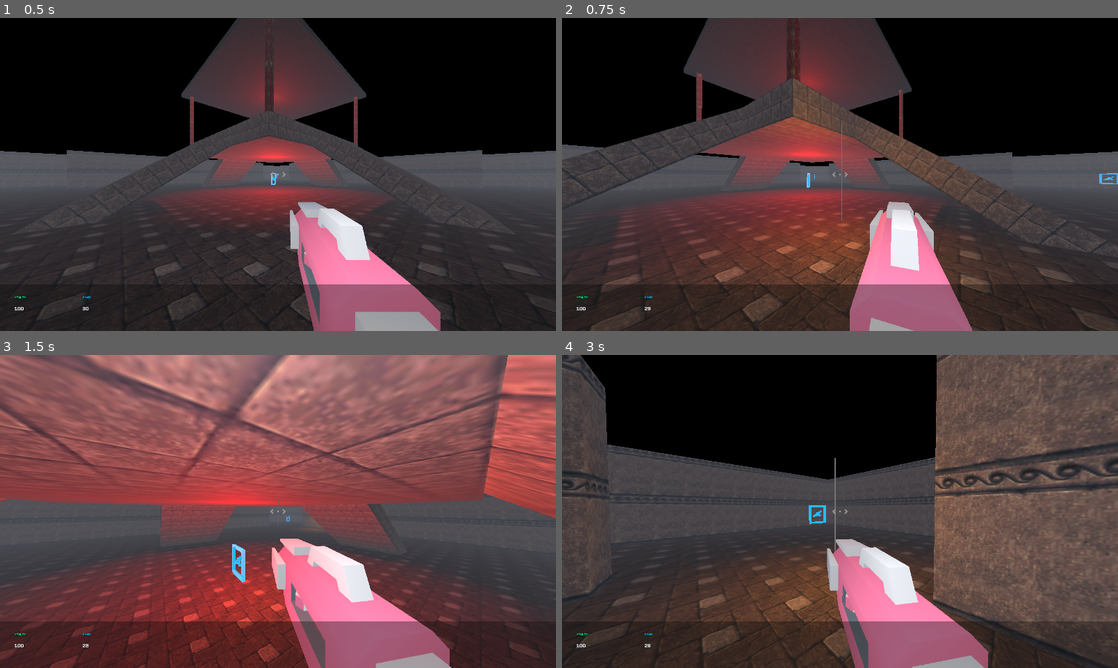
Above: before the commit, frames 1-4 (two rows, left to right).
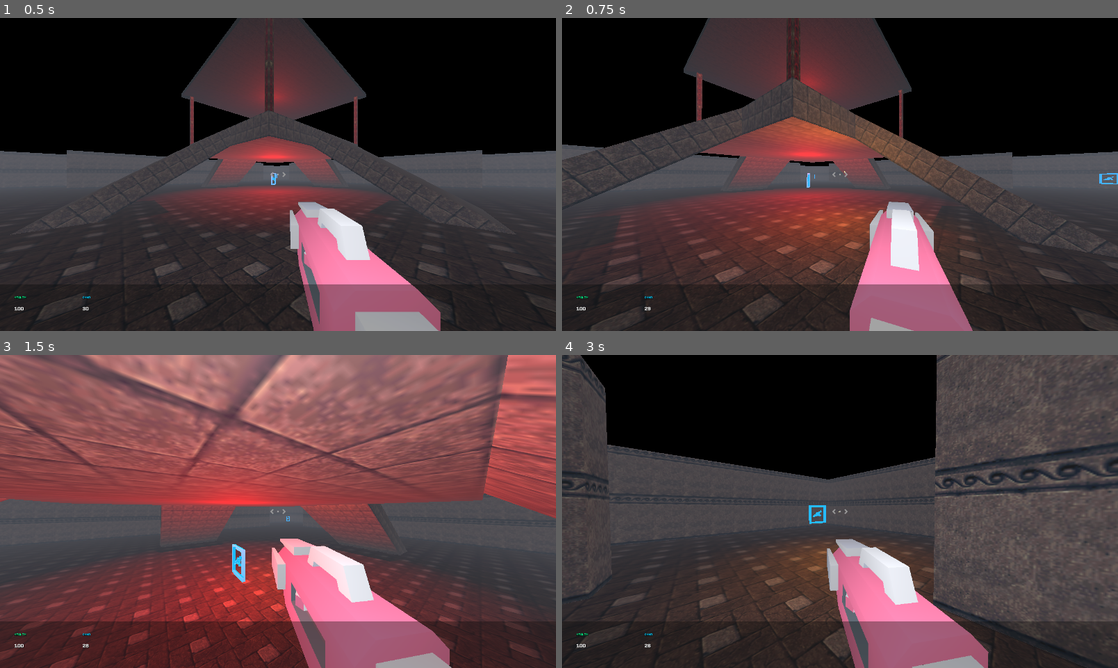
Above: after the commit, the same moments.

Repository: Riari/heccfire
Game: Godot game, scene res://scenes/maps/Quad.tscn
Same seed, same stepped clock (60 frames per second), same inputs: the game is played once before the commit and once after it.
Inputs (mouse positions are in pixels of both pictures, inside the frame that each line leads up to):
- Up to frame 1 (0.5 s): no input
- Up to frame 2 (0.75 s): move the mouse to (867, 174) at 0.52 s; hold W (move_forward) from 0.53 s (still down); click (867, 174) at 0.6 s
- Up to frame 3 (1.5 s): keep holding W (move_forward); tap Space (jump) at 0.77 s; move the mouse to (250, 511) at 1.27 s; click (250, 511) at 1.35 s
- Up to frame 4 (3 s): keep holding W (move_forward); tap Space (jump) at 1.52 s; move the mouse to (851, 505) at 2.02 s; click (851, 505) at 2.1 s; move the mouse to (834, 517) at 2.77 s; click (834, 517) at 2.85 s

Frame 1 is identical in both runs. In frame 2, 2.1% of the frame differs, in the area x 27-74%, y 25-90%; in frame 3, less than 0.1%; in frame 4, 7.3%, in the area x 31-92%, y 0-97%.

Commit message:
Fix blaster round

Diff:
--- a/scenes/projectiles/BlasterRound.tscn
+++ b/scenes/projectiles/BlasterRound.tscn
@@ -1,27 +1,30 @@
-[gd_scene load_steps=5 format=2]
+[gd_scene load_steps=4 format=3 uid="uid://fnxqejjs2j2u"]
 
-[ext_resource path="res://materials/blaster_round.tres" type="Material" id=1]
-[ext_resource path="res://shapes/capsule_blaster_round.tres" type="CapsuleMesh" id=2]
-[ext_resource path="res://scripts/BlasterRound.gd" type="Script" id=3]
+[ext_resource type="CapsuleMesh" uid="uid://c6nqxi1wjtnbt" path="res://shapes/capsule_blaster_round.tres" id="2"]
+[ext_resource type="Script" path="res://scripts/BlasterRound.gd" id="3"]
 
-[sub_resource type="CapsuleShape3D" id=2]
-radius = 0.01
-height = 0.05
+[sub_resource type="CapsuleShape3D" id="2"]
+radius = 0.02
+height = 0.5
 
-[node name="BlasterRound" type="Area3D"]
-script = ExtResource( 3 )
+[node name="BlasterRound" type="Node3D"]
+script = ExtResource("3")
 
-[node name="MeshInstance3D" type="MeshInstance3D" parent="."]
-cast_shadow = 0
-mesh = ExtResource( 2 )
-material/0 = ExtResource( 1 )
+[node name="Area" type="Area3D" parent="."]
+transform = Transform3D(1, 0, 0, 0, -4.37114e-08, 1, 0, -1, -4.37114e-08, 0, 0, 0)
 
-[node name="CollisionShape3D" type="CollisionShape3D" parent="."]
-shape = SubResource( 2 )
+[node name="CollisionShape3D" type="CollisionShape3D" parent="Area"]
+shape = SubResource("2")
 
 [node name="OmniLight3D" type="OmniLight3D" parent="."]
 layers = 3
-light_color = Color( 1, 0.654902, 0, 1 )
+light_color = Color(1, 0.654902, 0, 1)
 light_energy = 3.0
 
-[connection signal="body_entered" from="." to="." method="on_body_entered"]
+[node name="MeshInstance3D" type="MeshInstance3D" parent="."]
+transform = Transform3D(1, 0, 0, 0, -4.37114e-08, 1, 0, -1, -4.37114e-08, 0, 0, 0)
+cast_shadow = 0
+mesh = ExtResource("2")
+skeleton = NodePath("../Area")
+
+[connection signal="body_entered" from="Area" to="." method="on_body_entered"]
--- a/scenes/spawns/Player.tscn
+++ b/scenes/spawns/Player.tscn
@@ -75,7 +75,7 @@
 fov = 90.0
 
 [node name="WeaponMuzzle" type="Node3D" parent="Head"]
-transform = Transform3D(0.999808, 0, 0.0195988, 0, 1, 0, -0.0195988, 0, 0.999808, 0.0390114, -0.140454, -0.6141)
+transform = Transform3D(1, 0, 0, 0, 1, 0, 0, 0, 1, 0.0390114, -0.140454, -0.6141)
 
 [node name="WeaponFire" type="AudioStreamPlayer3D" parent="Head/WeaponMuzzle"]
 transform = Transform3D(2, 0, 0, 0, 2, 0, 0, 0, 2, 0, 0, 0)
@@ -83,7 +83,7 @@
 max_distance = 50.0
 
 [node name="OmniLight3D" type="OmniLight3D" parent="."]
-transform = Transform3D(2, 0, 0, 0, 2, 0, 0, 0, 2, 0, 1.55778, 0)
+transform = Transform3D(1, 0, 0, 0, 1, 0, 0, 0, 1, 0, 1.55778, 0)
 layers = 3
 
 [node name="HUD" parent="." instance=ExtResource("5")]
--- a/scenes/weapons/blaster.tscn
+++ b/scenes/weapons/blaster.tscn
@@ -1,17 +1,10 @@
-[gd_scene load_steps=4 format=2]
+[gd_scene load_steps=2 format=3 uid="uid://pha0l3bouic3"]
 
-[ext_resource path="res://models/weapons/blasterN.glb" type="PackedScene" id=1]
-[ext_resource path="res://models/weapons/dark.material" type="Material" id=2]
-[ext_resource path="res://models/weapons/darkMetal.material" type="Material" id=3]
+[ext_resource type="PackedScene" uid="uid://calhe0pi5143t" path="res://models/weapons/blasterN.glb" id="1"]
 
-[node name="blasterN" instance=ExtResource( 1 )]
+[node name="blasterN" instance=ExtResource("1")]
 
 [node name="blasterN" parent="tmpParent" index="0"]
-transform = Transform3D( 1, 0, 0, 0, 1, 0, 0, 0, 1, 0, 0, 0 )
+transform = Transform3D(1, 0, 0, 0, 1, 0, 0, 0, 1, 0, 0, 0)
 layers = 2
 cast_shadow = 0
-material/0 = ExtResource( 2 )
-material/1 = ExtResource( 3 )
-material/2 = ExtResource( 2 )
-material/3 = ExtResource( 3 )
-material/4 = ExtResource( 3 )
--- a/scripts/BlasterRound.gd
+++ b/scripts/BlasterRound.gd
@@ -1,8 +1,8 @@
-extends Area3D
+extends Node3D
 
 signal exploded
 
-@export var muzzle_velocity = 35
+@export var muzzle_velocity = 50
 
 var velocity = Vector3.ZERO
 
--- a/shapes/capsule_blaster_round.tres
+++ b/shapes/capsule_blaster_round.tres
@@ -1,5 +1,8 @@
-[gd_resource type="CapsuleMesh" format=2]
+[gd_resource type="CapsuleMesh" load_steps=2 format=3 uid="uid://c6nqxi1wjtnbt"]
+
+[ext_resource type="Material" path="res://materials/blaster_round.tres" id="1_qgaex"]
 
 [resource]
-radius = 0.01
-mid_height = 0.05
+material = ExtResource("1_qgaex")
+radius = 0.02
+height = 0.5
Not shown: 1 places in scenes/spawns/Player.tscn that only renumber resources
